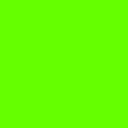
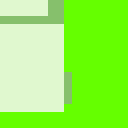
Layer changes from the first 128 × 128 image to the second:
showed group "train4" (4 layers) over [0, 0, 72, 112]
painted on "train4 4" over [0, 24, 72, 112]
